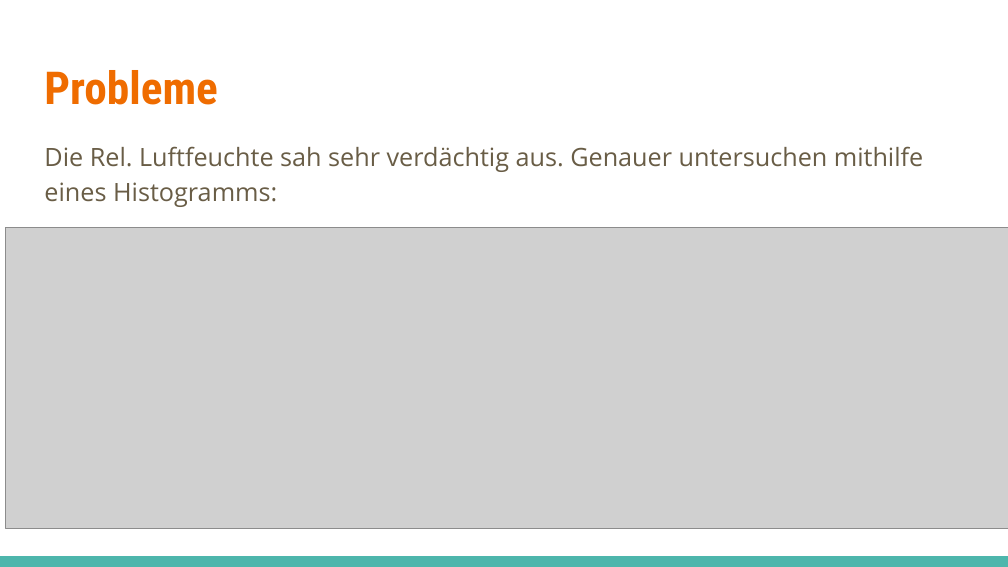
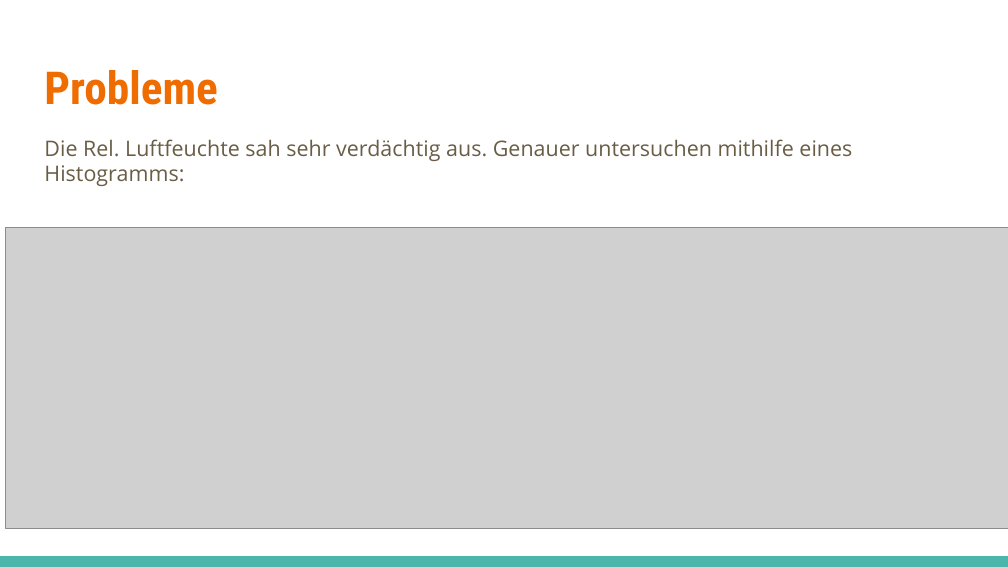
Before and after one commit to turulix/Umweltmonitoring-Projekt, a slide deck: slide 8 of Umweltmonitoring.pptx. Drawn at 1008x567 pixels with LibreOffice and Linux fonts; fonts in the diff are those of the drawing; grey boxes stand for pictures. Boxes give left, top, right and bottom in pixels: in the first picture for what was removed or moved away, otherwise in the second. Text is boxed around its words. In the diff, an @@ line names an element or a change of style, - is before the commit and + after.

```diff
--- a/Umweltmonitoring.pptx
+++ b/Umweltmonitoring.pptx
@@ text "Die Rel. Luftfeuchte sah sehr ..." at [44, 139, 852, 186]: size 18 to 15.3 pt; line spacing 1.15 to 0.95 @@
```
Also in this commit, not shown: 1 other slide changed, 4 slides added, 1 other file.
